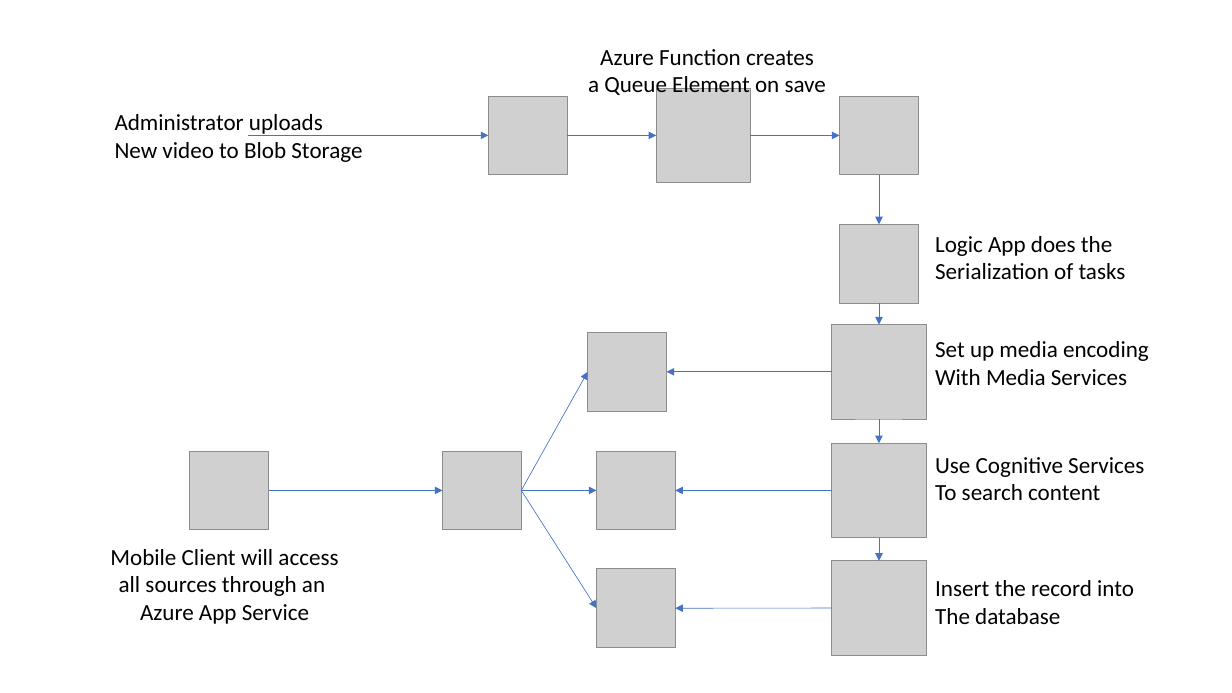
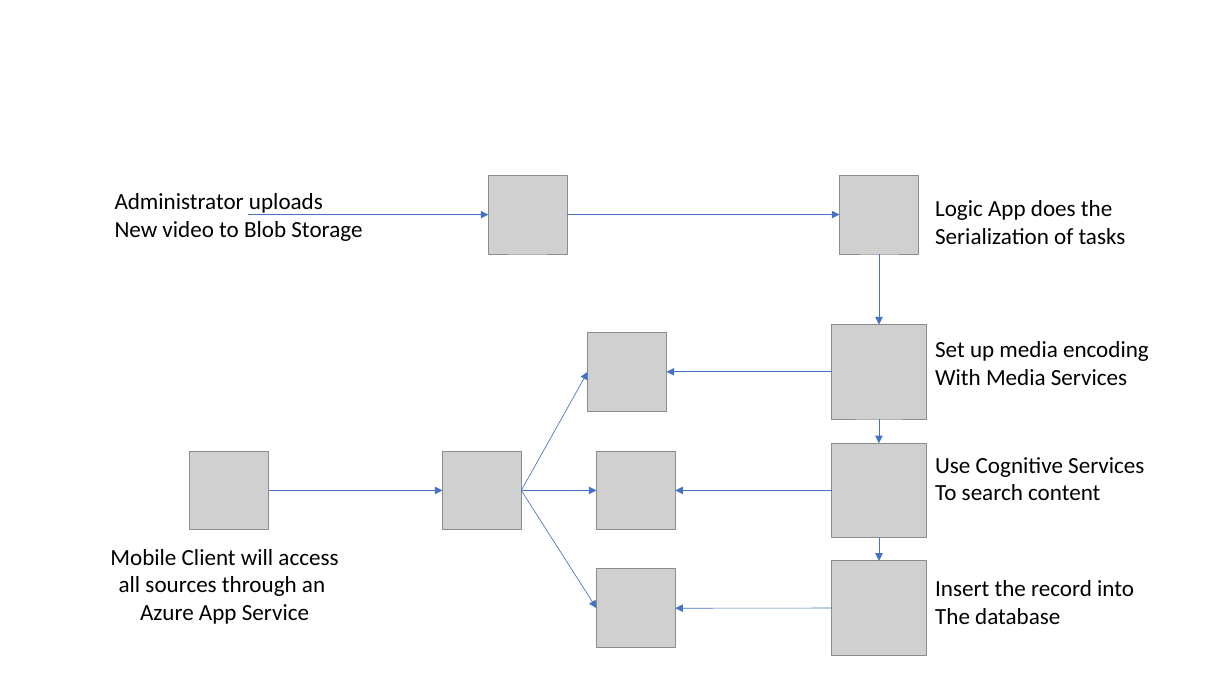
Before and after one commit to adrianhall/develop-mobile-apps-with-csharp-and-azure, a slide deck: slide 1 of docs/chapter7/img/media-plan.pptx. Drawn at 1232x693 pixels with LibreOffice and Linux fonts; fonts in the diff are those of the drawing; grey boxes stand for pictures. Boxes give left, top, right and bottom in pixels: in the first picture for what was removed or moved away, otherwise in the second. Text is boxed around its words. In the diff, an @@ line names an element or a change of style, - is before the commit and + after.

```diff
--- a/docs/chapter7/img/media-plan.pptx
+++ b/docs/chapter7/img/media-plan.pptx
@@ text removed at bbox=[588, 49, 826, 99] @@
-Azure Function creates
-a Queue Element on save
@@ picture removed at bbox=[656, 88, 750, 182] @@
@@ picture removed at bbox=[840, 96, 919, 175] @@
@@ arrow removed from (750, 136) to (840, 136) @@
@@ picture: place and size @@
-picture at bbox=[840, 225, 919, 303]
+picture at bbox=[840, 176, 919, 254]
@@ arrow removed from (879, 175) to (879, 225) @@
@@ text "Logic App does the": place and size @@
-text "Logic App does the" at bbox=[935, 236, 1126, 279]
+text "Logic App does the" at bbox=[935, 200, 1126, 244]
@@ 1 picture, 1 text, 1 arrow: place and size @@
-1 picture, 1 text, 1 arrow at bbox=[115, 96, 567, 175]
+1 picture, 1 text, 1 arrow at bbox=[115, 176, 567, 254]
@@ arrow moved from (567, 136) - (656, 136) to (567, 214) - (840, 214) @@
@@ arrow moved from (879, 303) - (879, 324) to (879, 254) - (879, 324) @@
```
Also in this commit, not shown: 6 other files.
